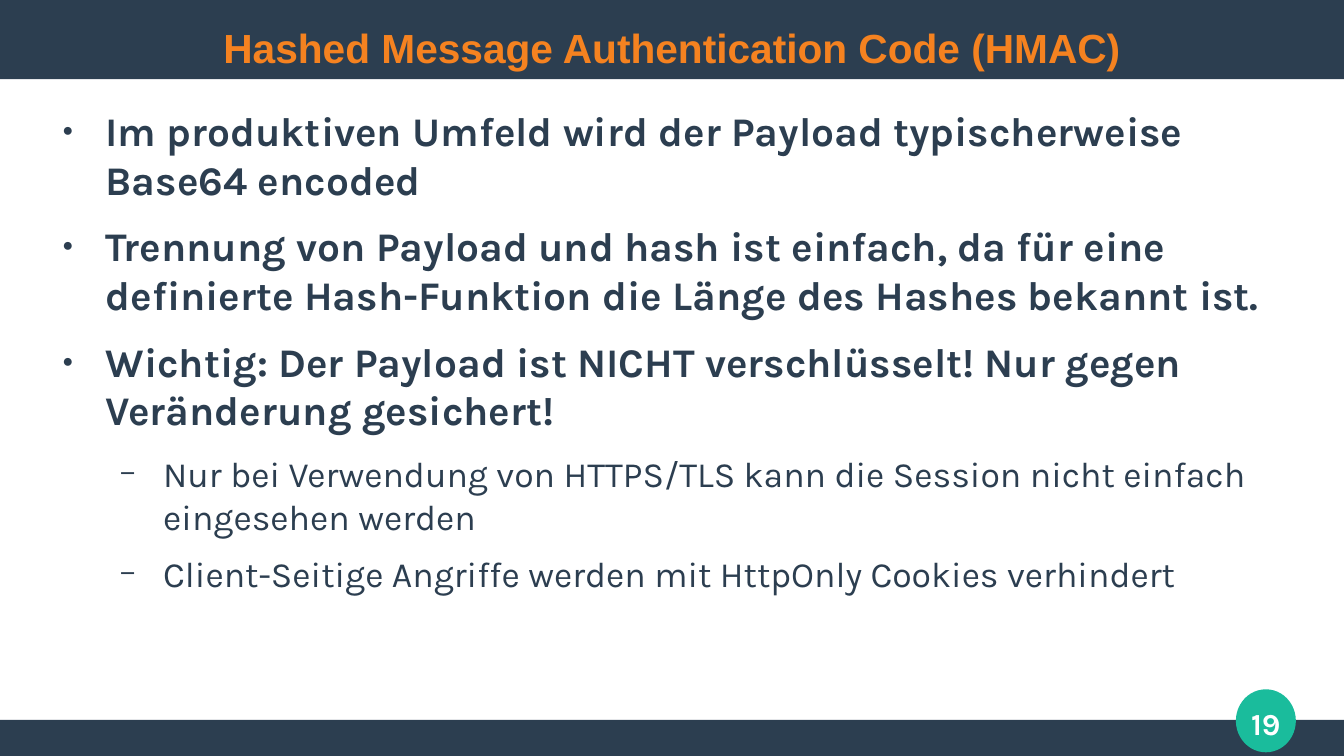
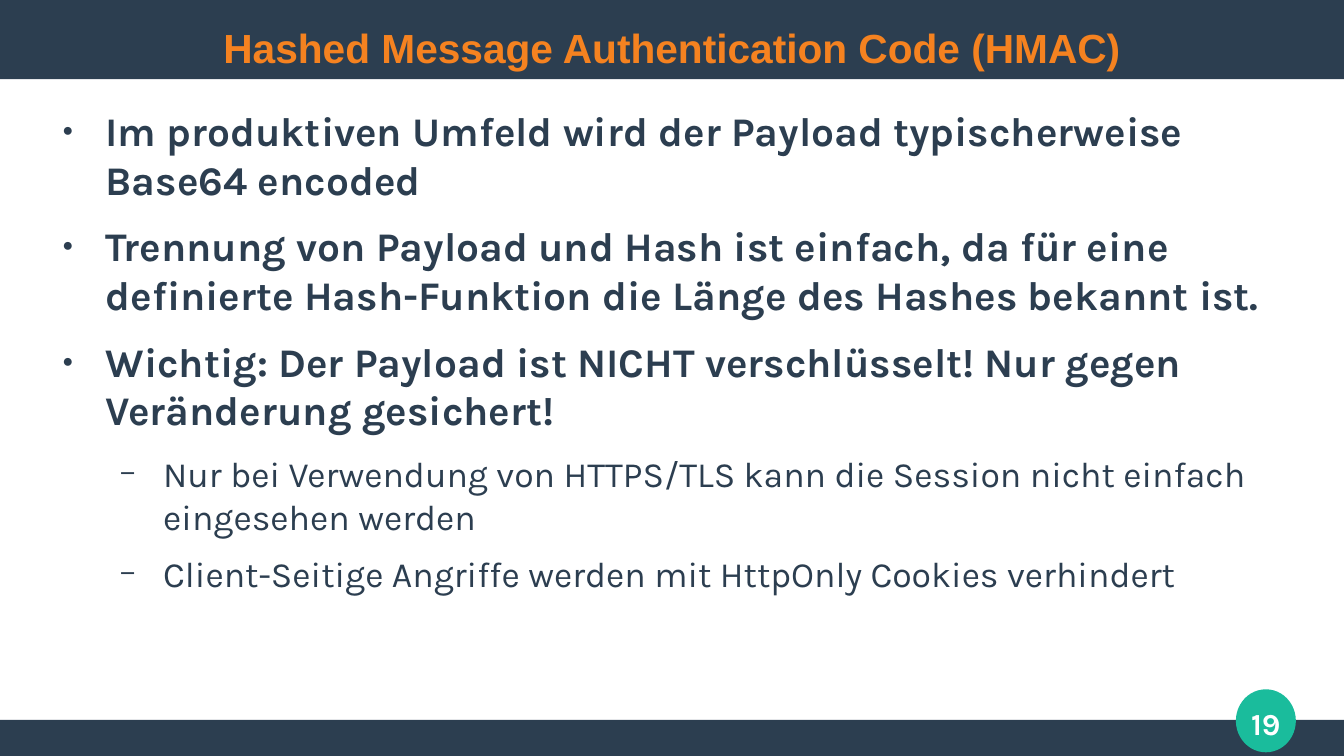
Before and after one commit to ghandmann/HS-AlbSig-WebAnwendungen2, a slide deck: slide 19 of Kapitel/07_Authentication.odp. Drawn at 1344x756 pixels with LibreOffice and Linux fonts; fonts in the diff are those of the drawing. Boxes give left, top, right and bottom in pixels: in the first picture for what was removed or moved away, otherwise in the second. Text is boxed around its words. In the diff, an @@ line names an element or a change of style, - is before the commit and + after.

Commit message:
fixed some typos

```diff
--- a/Kapitel/07_Authentication.odp
+++ b/Kapitel/07_Authentication.odp
@@ text at [106, 232, 1258, 320]: text changed @@
-● Trennung von Payload und hash ist einfach, da für eine definierte Hash-Funktion die Länge des Hashes bekannt ist.
+● Trennung von Payload und Hash ist einfach, da für eine definierte Hash-Funktion die Länge des Hashes bekannt ist.
```
Also in this commit, not shown: 3 other slides changed, 1 slide removed.
